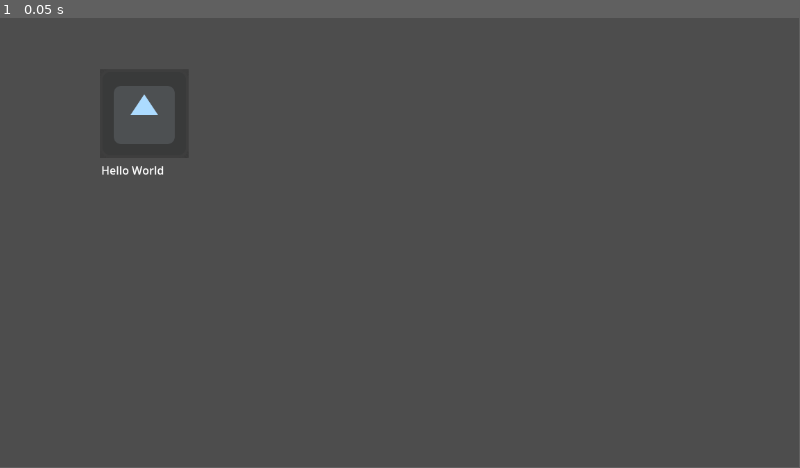
Above: before the commit, frame 1.
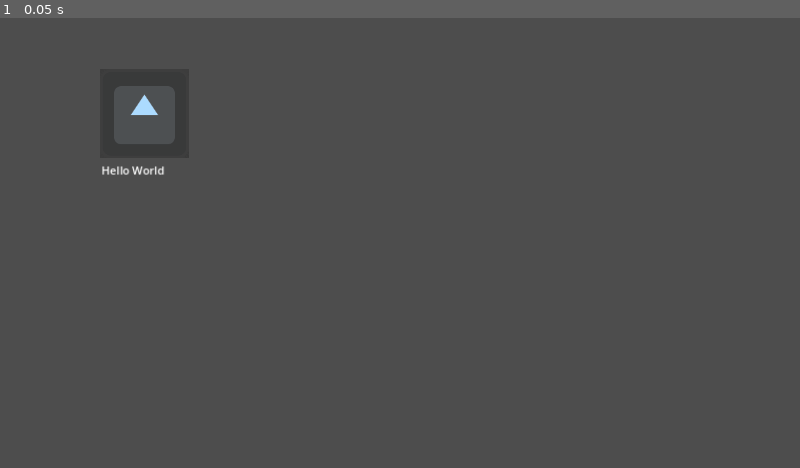
Above: after the commit, the same moment.

Repository: maxkompch/Fishing4Future
Game: Godot game, scene res://100. TrashBin/Old Test/scenes/water_scene.tscn
Two runs of this game, one before a commit and one after it. Both use one fixed random seed, a clock stepped at 60 frames per second and the inputs below. Before the commit the project starts from res://scenes/water_scene.tscn. The engine's default icon, where the game draws it, is replaced by a stand-in: a white triangle on a blue panel in a dark square.
Inputs:
- Up to frame 1 (0.05 s): no input
In our replay, the window is 799x449 before the commit and 800x450 after it. These sizes can differ from the game's own. Grey fills any space a smaller window leaves; there, only what the larger window draws over its background counts as a difference.

The runs differ from the first frame. In frame 1, less than 0.1% of the frame differs, in the area x 12-21%, y 17-35%.

Commit message:
Add Folder structure and Subfolder structe
also added Icon and a example scene for scrolling text

Diff:
--- a/scenes/water_scene.tscn
+++ b/100. TrashBin/Old Test/scenes/water_scene.tscn
@@ -1,9 +1,9 @@
 [gd_scene load_steps=3 format=3 uid="uid://cqlxdarw6fd3h"]
 
-[ext_resource type="Material" uid="uid://bm6sawcl2sw68" path="res://water_material.tres" id="1_8m7pe"]
+[ext_resource type="Material" uid="uid://bm6sawcl2sw68" path="res://100. TrashBin/Old Test/water_material.tres" id="1_8m7pe"]
 [ext_resource type="Texture2D" uid="uid://b3m3cajogaho8" path="res://icon.svg" id="2_2b5yp"]
 
-[node name="WaterScene" type="Node2D"]
+[node name="Hello World" type="Node2D"]
 position = Vector2(208, 138)
 
 [node name="Sprite2D" type="Sprite2D" parent="."]
--- a/water_material.tres
+++ b/100. TrashBin/Old Test/water_material.tres
@@ -1,6 +1,6 @@
 [gd_resource type="ShaderMaterial" load_steps=2 format=3 uid="uid://bm6sawcl2sw68"]
 
-[ext_resource type="Shader" path="res://shaders/water.gdshader" id="1_ohuup"]
+[ext_resource type="Shader" path="res://100. TrashBin/Old Test/shaders/water.gdshader" id="1_ohuup"]
 
 [resource]
 shader = ExtResource("1_ohuup")
--- /dev/null
+++ b/5. Icons/Iconexample.tscn
@@ -0,0 +1,96 @@
+[gd_scene load_steps=11 format=3 uid="uid://cjfg2wawo5jqu"]
+
+[ext_resource type="Texture2D" uid="uid://epj3j6l2w24v" path="res://5. Icons/Uhrwerk EP.png" id="1_c8hnb"]
+[ext_resource type="Script" path="res://5. Icons/uhr.gd" id="2_2i1oe"]
+[ext_resource type="Script" path="res://5. Icons/uhr_ursprung.gd" id="3_rdjdq"]
+[ext_resource type="Texture2D" uid="uid://dky12fuehd7p3" path="res://5. Icons/Uhrzeiger EP.png" id="4_2lcn5"]
+[ext_resource type="Texture2D" uid="uid://dspsl73s284ea" path="res://5. Icons/TrashcanIcons EP.png" id="5_1hit3"]
+[ext_resource type="Texture2D" uid="uid://cg8e1vaew0ymm" path="res://5. Icons/CaughtfishIcons EP.png" id="6_fknul"]
+[ext_resource type="Texture2D" uid="uid://b3m3cajogaho8" path="res://icon.svg" id="7_42d7n"]
+[ext_resource type="Script" path="res://5. Icons/sprite_2d.gd" id="8_taxt6"]
+
+[sub_resource type="StyleBoxTexture" id="StyleBoxTexture_8yb0w"]
+texture = ExtResource("7_42d7n")
+region_rect = Rect2(12, 9, 103, 107)
+
+[sub_resource type="Theme" id="Theme_2o8qh"]
+Panel/styles/panel = SubResource("StyleBoxTexture_8yb0w")
+
+[node name="Node2D" type="Node2D"]
+
+[node name="ProgressBar" type="ProgressBar" parent="."]
+modulate = Color(0, 0.842184, 0.575785, 1)
+offset_left = 382.0
+offset_top = 365.0
+offset_right = 869.0
+offset_bottom = 392.0
+max_value = 500.0
+step = 1.0
+value = 92.0
+
+[node name="Uhr" type="Sprite2D" parent="."]
+position = Vector2(1056, 93)
+scale = Vector2(0.433696, 0.433696)
+texture = ExtResource("1_c8hnb")
+script = ExtResource("2_2i1oe")
+
+[node name="UhrUrsprung" type="Node2D" parent="Uhr"]
+position = Vector2(1, -1)
+rotation = -0.00200354
+script = ExtResource("3_rdjdq")
+
+[node name="UhrzeigerEp" type="Sprite2D" parent="Uhr/UhrUrsprung"]
+position = Vector2(-0.886261, -56.646)
+texture = ExtResource("4_2lcn5")
+
+[node name="Timer" type="Timer" parent="Uhr"]
+wait_time = 0.01
+autostart = true
+
+[node name="TrashcanIconsEp" type="Sprite2D" parent="."]
+position = Vector2(63, 68)
+scale = Vector2(0.52, 0.52)
+texture = ExtResource("5_1hit3")
+hframes = 2
+vframes = 2
+region_filter_clip_enabled = true
+
+[node name="Timer" type="Timer" parent="TrashcanIconsEp"]
+wait_time = 0.01
+autostart = true
+
+[node name="CaughtfishIconsEp" type="Sprite2D" parent="."]
+position = Vector2(60, 241)
+scale = Vector2(0.5, 0.5)
+texture = ExtResource("6_fknul")
+hframes = 2
+vframes = 2
+
+[node name="Button" type="Button" parent="."]
+offset_left = 74.0
+offset_top = 812.0
+offset_right = 248.0
+offset_bottom = 872.0
+
+[node name="Button" type="Button" parent="Button"]
+layout_mode = 0
+offset_left = 152.0
+offset_top = 514.0
+offset_right = 326.0
+offset_bottom = 574.0
+theme = SubResource("Theme_2o8qh")
+
+[node name="Label" type="Label" parent="."]
+offset_left = 923.0
+offset_top = 241.0
+offset_right = 1130.0
+offset_bottom = 312.0
+text = "sdfsdfsdf"
+
+[node name="Sprite2D" type="Sprite2D" parent="."]
+position = Vector2(170, 455)
+texture = ExtResource("7_42d7n")
+script = ExtResource("8_taxt6")
+
+[connection signal="timeout" from="Uhr/Timer" to="Uhr" method="Uhrtimer"]
+[connection signal="timeout" from="TrashcanIconsEp/Timer" to="Uhr" method="_on_timer_timeout"]
--- /dev/null
+++ b/5. Icons/UhrScene.tscn
@@ -0,0 +1,27 @@
+[gd_scene load_steps=5 format=3 uid="uid://b55ueqgmuc1oi"]
+
+[ext_resource type="Texture2D" uid="uid://epj3j6l2w24v" path="res://Icon_Example/Uhrwerk EP.png" id="1_4lkfg"]
+[ext_resource type="Script" path="res://Icon_Example/uhr.gd" id="2_uefil"]
+[ext_resource type="Script" path="res://Icon_Example/uhr_ursprung.gd" id="3_10820"]
+[ext_resource type="Texture2D" uid="uid://dky12fuehd7p3" path="res://Icon_Example/Uhrzeiger EP.png" id="4_otn1g"]
+
+[node name="Uhr" type="Sprite2D"]
+position = Vector2(1037, 98)
+scale = Vector2(0.433696, 0.433696)
+texture = ExtResource("1_4lkfg")
+script = ExtResource("2_uefil")
+
+[node name="UhrUrsprung" type="Node2D" parent="."]
+position = Vector2(1, -1)
+rotation = -0.00200354
+script = ExtResource("3_10820")
+
+[node name="UhrzeigerEp" type="Sprite2D" parent="UhrUrsprung"]
+position = Vector2(0, -47)
+texture = ExtResource("4_otn1g")
+
+[node name="Timer" type="Timer" parent="."]
+wait_time = 0.01
+autostart = true
+
+[connection signal="timeout" from="Timer" to="." method="Uhrtimer"]
--- /dev/null
+++ b/5. Icons/sprite_2d.gd
@@ -0,0 +1,15 @@
+extends Sprite2D
+
+var deltakeep = 0
+
+# Called when the node enters the scene tree for the first time.
+func _ready():
+	pass # Replace with function body.
+
+
+# Called every frame. 'delta' is the elapsed time since the previous frame.
+func _process(delta):
+	deltakeep += delta
+	position.y = sin(deltakeep)*100 + 200
+	print(position.y)
+	pass
--- /dev/null
+++ b/5. Icons/uhr.gd
@@ -0,0 +1,50 @@
+extends Sprite2D
+
+@onready var Uhr = $UhrUrsprung
+@onready var TrashCan = $"../TrashcanIconsEp" #$"../CaughtfishIconsEp"   #$"../TrashcanIconsEp" #$"../CaughtfishIconsEp"
+@onready var progressbar = $"../ProgressBar"
+@onready var mylabel = $"../Label"
+
+var progress = 0
+var framposition = 0
+var offseteimer = 256
+
+func _ready():
+	TrashCan.position.y = 80
+
+func _process(delta):
+	pass#	Uhr.rotate(delta)
+
+
+func _on_timer_timeout():
+	#//framposition += 1
+	#//if(framposition > 3):
+	#	framposition = 0
+	#TrashCan.frame = framposition
+
+	progress += 1
+	if(progress > progressbar.max_value):
+		progress = 0
+	progressbar.value = progress
+
+	TrashCan.position.x = (256 + (progressbar.ratio * 500))
+
+	if(progress / progressbar.max_value > 0.75):
+		TrashCan.frame = 3
+		mylabel.text = "Frame 3 is showing"
+	elif(progress / progressbar.max_value >= 0.50):
+		TrashCan.frame = 2
+		mylabel.text = "Frame 2 is" + str(565) + " showing"
+	elif(progress / progressbar.max_value > 0.25):
+		TrashCan.frame = 1
+		mylabel.text = "Frame 1 is showing"
+	else:
+		TrashCan.frame = 0
+		mylabel.text = "Frame 0 is showing"
+
+	pass # Replace with function body.
+
+
+func Uhrtimer():
+	Uhr.rotate((PI*0.01))
+	pass # Replace with function body.
--- /dev/null
+++ b/5. Icons/uhr_ursprung.gd
@@ -0,0 +1,11 @@
+extends Node2D
+
+
+# Called when the node enters the scene tree for the first time.
+func _ready():
+	pass # Replace with function body.
+
+
+# Called every frame. 'delta' is the elapsed time since the previous frame.
+func _process(delta):
+	pass
--- /dev/null
+++ b/6. TextScrolls/Scenes/JasonExample.tscn
@@ -0,0 +1,41 @@
+[gd_scene load_steps=2 format=3 uid="uid://c3t1i2fkfoc4t"]
+
+[ext_resource type="Script" path="res://6. TextScrolls/Scripts/Dialog.gd" id="1_2e8hn"]
+
+[node name="JasonExample" type="Node2D"]
+
+[node name="Control" type="Control" parent="."]
+layout_mode = 3
+anchors_preset = 0
+offset_right = 1139.0
+offset_bottom = 643.0
+script = ExtResource("1_2e8hn")
+
+[node name="NextText" type="Button" parent="Control"]
+layout_mode = 0
+offset_left = 353.0
+offset_top = 515.0
+offset_right = 499.0
+offset_bottom = 557.0
+
+[node name="RichTextLabel" type="RichTextLabel" parent="Control"]
+layout_mode = 1
+anchors_preset = 8
+anchor_left = 0.5
+anchor_top = 0.5
+anchor_right = 0.5
+anchor_bottom = 0.5
+offset_left = -195.5
+offset_top = -130.5
+offset_right = 211.5
+offset_bottom = 113.5
+grow_horizontal = 2
+grow_vertical = 2
+text = "test"
+
+[node name="Timer" type="Timer" parent="Control"]
+wait_time = 0.03
+autostart = true
+
+[connection signal="button_up" from="Control/NextText" to="Control" method="_on_next_text_button_up"]
+[connection signal="timeout" from="Control/Timer" to="Control" method="_on_timer_timeout"]
--- /dev/null
+++ b/6. TextScrolls/Scripts/Dialog.gd
@@ -0,0 +1,39 @@
+extends Control
+
+var Dialog_text = ["First",
+			"THis is some text shown to the player",
+			"It scrolls around",
+			"the speed can be set with ther Timer"
+			 ]
+var Annzahl_an_Dialog_text
+var DialogPlatz = 0
+var wordCount = 0
+@onready var Text = $RichTextLabel
+
+# Called when the node enters the scene tree for the first time.
+func _ready():
+
+	Annzahl_an_Dialog_text = Dialog_text.size()
+	Text.text = Dialog_text[0]
+	pass # Replace with function body.
+
+
+# Called every frame. 'delta' is the elapsed time since the previous frame.
+func _process(delta):
+	pass
+
+
+func _on_next_text_button_up():
+	wordCount = 0
+	Text.visible_characters = wordCount
+	DialogPlatz += 1
+	if (DialogPlatz > Annzahl_an_Dialog_text-1):
+		DialogPlatz = 0
+	Text.text = Dialog_text[DialogPlatz]
+	pass # Replace with function body.
+
+
+func _on_timer_timeout():
+	if(wordCount < 1000):
+		wordCount += 1
+		Text.visible_characters = wordCount
--- /dev/null
+++ b/MainScene.tscn
@@ -0,0 +1,3 @@
+[gd_scene format=3 uid="uid://pyvq6rqfr5qr"]
+
+[node name="MainScene" type="Node2D"]
--- a/project.godot
+++ b/project.godot
@@ -11,6 +11,10 @@
 [application]
 
 config/name="Fishing4Future"
-run/main_scene="res://scenes/water_scene.tscn"
+run/main_scene="res://100. TrashBin/Old Test/scenes/water_scene.tscn"
 config/features=PackedStringArray("4.3", "Forward Plus")
 config/icon="res://icon.svg"
+
+[display]
+
+window/stretch/mode="canvas_items"
Renamed: scenes/test_scene.tscn -> 100. TrashBin/Old Test/scenes/test_scene.tscn
Renamed: scripts/test_scene.gd -> 100. TrashBin/Old Test/scripts/test_scene.gd
Renamed: scripts/water_scene.gd -> 100. TrashBin/Old Test/scripts/water_scene.gd
Renamed: shaders/water.gdshader -> 100. TrashBin/Old Test/shaders/water.gdshader
Binary file added: 5. Icons/CaughtfishIcons EP.png
Not shown, added: 5. Icons/CaughtfishIcons EP.png.import
Binary file added: 5. Icons/TrashcanIcons EP.png
Not shown, added: 5. Icons/TrashcanIcons EP.png.import
Binary file added: 5. Icons/Uhrwerk EP.png
Not shown, added: 5. Icons/Uhrwerk EP.png.import
Binary file added: 5. Icons/Uhrzeiger EP.png
Not shown, added: 5. Icons/Uhrzeiger EP.png.import
